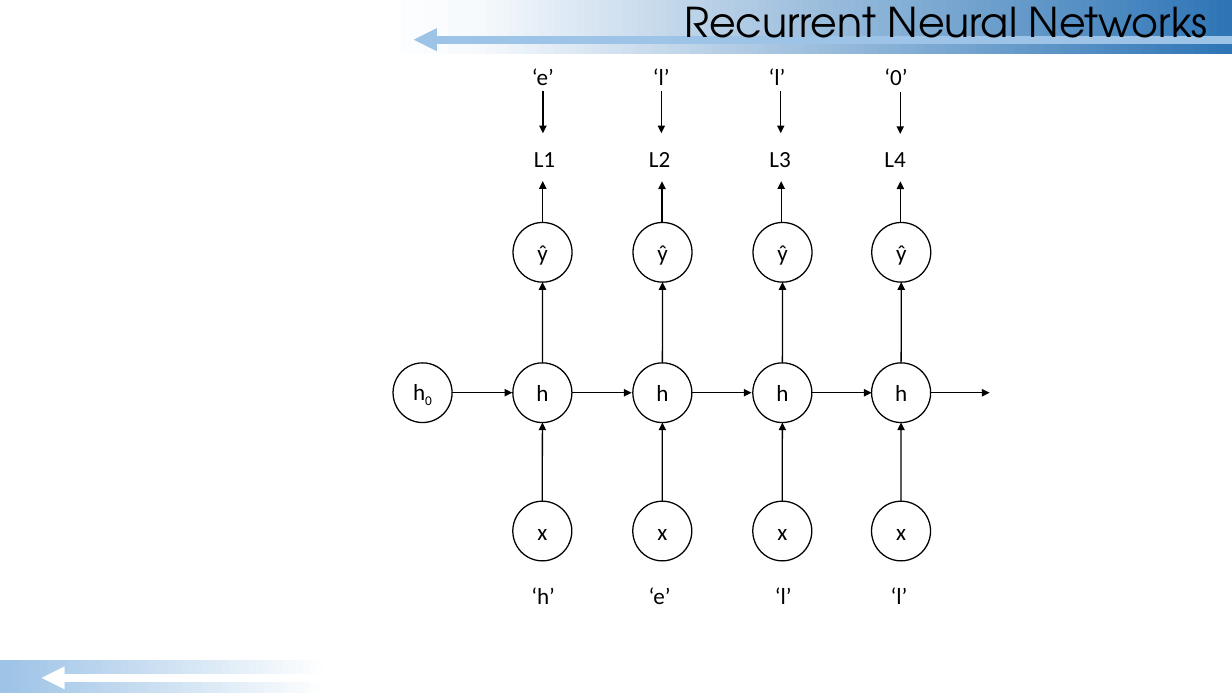
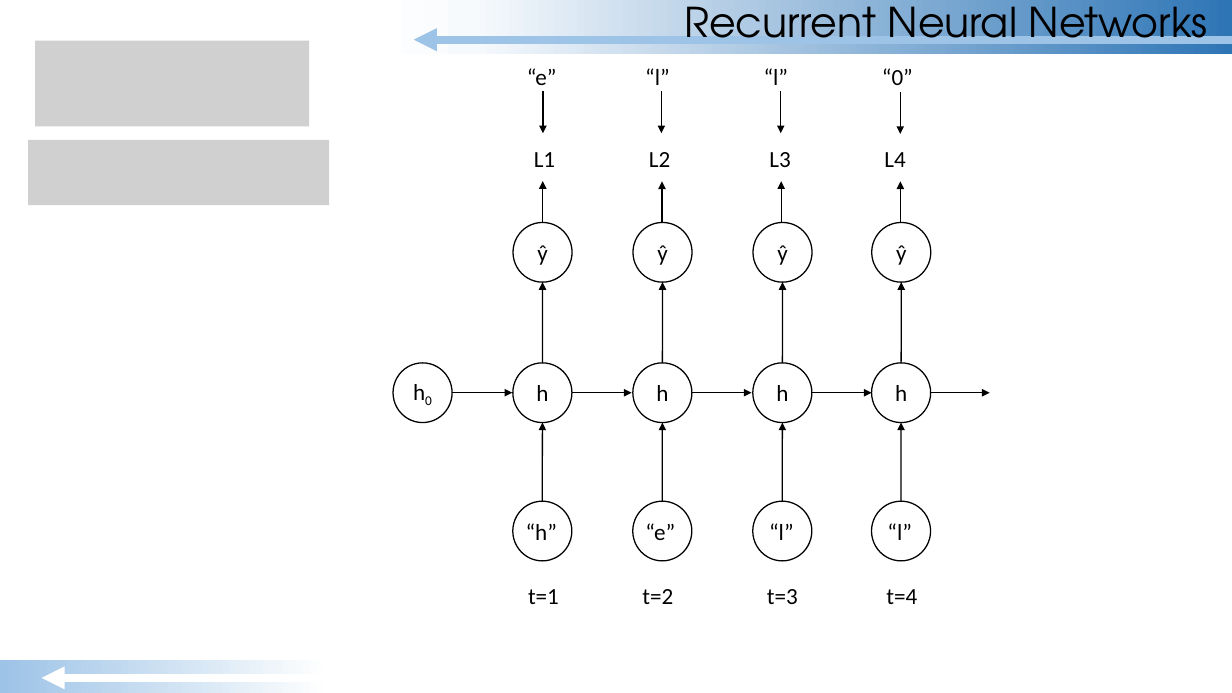
Before and after one commit to GradyKurpasi/RNN-Tutorial, a slide deck: slide 44 of MLP-RNN Tutorial.pptx (slide 43 before the commit). Drawn at 1232x693 pixels with LibreOffice and Linux fonts; fonts in the diff are those of the drawing; grey boxes stand for pictures. Boxes give left, top, right and bottom in pixels: in the first picture for what was removed or moved away, otherwise in the second. Text is boxed around its words. In the diff, an @@ line names an element or a change of style, - is before the commit and + after.

Commit message:
Completed PPT

```diff
--- a/MLP-RNN Tutorial.pptx
+++ b/MLP-RNN Tutorial.pptx
@@ picture added at [35,41,309,127] @@
@@ text at [527,68,913,92]: text changed @@
-‘e’ ‘l’ ‘l’ ‘0’
+“e” “l” “l” “0”
@@ picture added at [29,140,330,205] @@
@@ text at [526,523,912,540]: text changed @@
-‘h’ ‘e’ ‘l’ ‘l’
+“h” “e” “l” “l”
@@ text in ellipse at [537,529,547,540]: text removed @@
-x
@@ text in ellipse at [657,529,667,540]: text removed @@
-x
@@ text in ellipse at [777,529,787,540]: text removed @@
-x
@@ text in ellipse at [896,529,906,540]: text removed @@
-x
@@ text added at [528,589,917,604], 18 pt, text #000000 @@
+t=1 t=2 t=3 t=4
```
Also in this commit, not shown: 17 other slides changed, 20 slides added, 1 slide removed, 3 other files.
